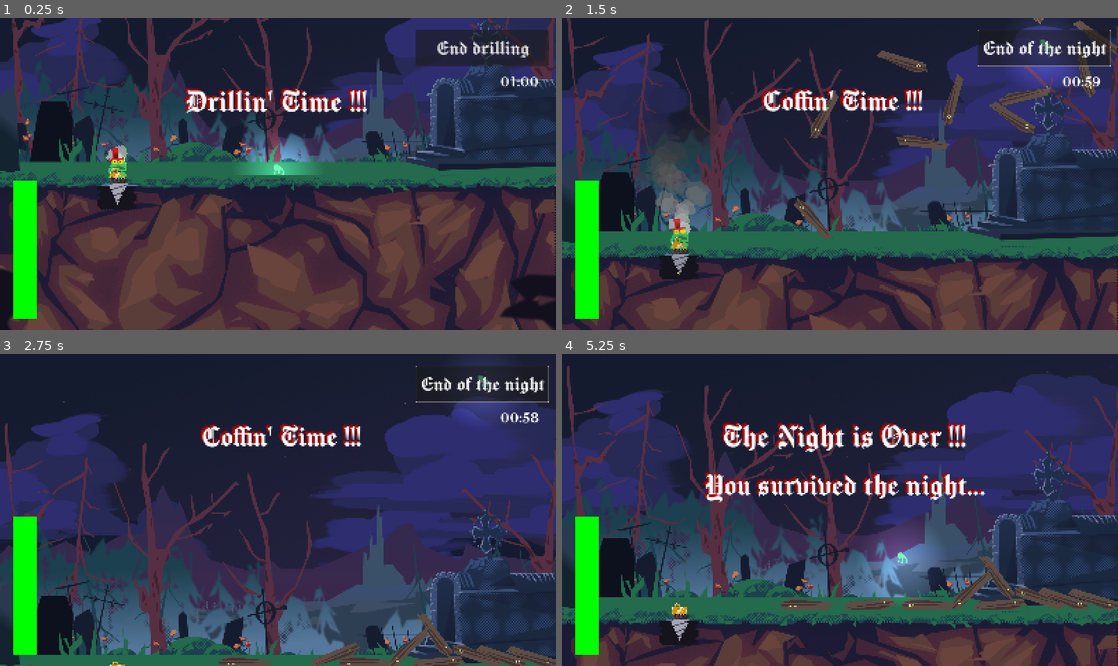
Above: before the commit, frames 1-4 (two rows, left to right).
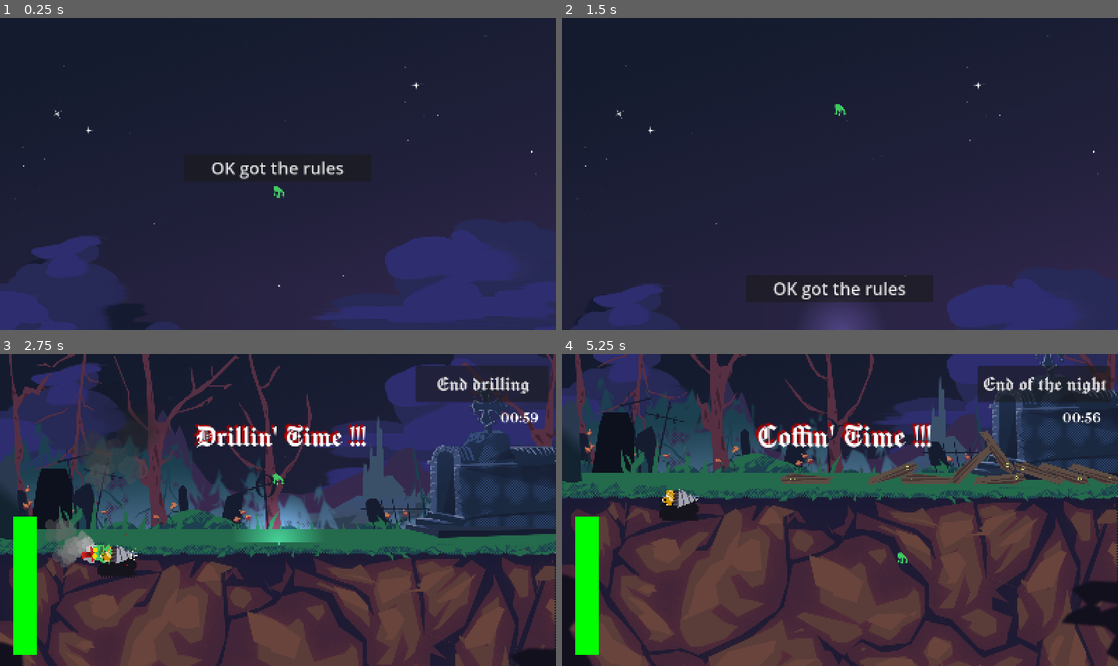
Above: after the commit, the same moments.

Repository: alelouis/ludumdare-57-les5ddp
Game: Godot game, scene res://scenes/test/tilemap_test_scene/tilemap_test.tscn
The game is run twice, just before and just after one commit, with the same random seed, the same clock (stepped at 60 frames per second) and the same inputs. The engine's default icon, where the game draws it, is replaced by a stand-in: a white triangle on a blue panel in a dark square.
Inputs (mouse positions are in pixels of both pictures, inside the frame that each line leads up to):
- Up to frame 1 (0.25 s): no input
- Up to frame 2 (1.5 s): click "End drilling" (after the commit: "Play") at 0.5 s; click "End drilling" (after the commit: "Play") at 1.25 s
- Up to frame 3 (2.75 s): click "End of the night" (after the commit: "OK got the rules") at 2 s
- Up to frame 4 (5.25 s): tap Enter at 2.75 s; drag from (895, 656) to (851, 534) at 2.77 s; drag from (1040, 603) to (678, 622) at 3.52 s; move the mouse to (995, 578) at 4.27 s; hold D 4.28-5 s; tap R at 4.35 s; click (995, 578) at 4.42 s; drag from (928, 603) to (851, 478) at 5.02 s

The runs differ from the first frame. In frame 1, 70% of the frame differs, in the area x 0-100%, y 0-100%; in frame 2, 62%; in frame 3, 66%; in frame 4, 72%.

Commit message:
Adds menus

Diff:
--- a/scenes/BigTexts.gd
+++ b/scenes/BigTexts.gd
@@ -23,6 +23,10 @@
 var shrink_timer: float = 0.0
 
 func _ready():
+	soft_text.hide()
+	soft_text_shadow.hide()
+	shaking_text.hide()
+	shaking_text_shadow.hide()
 	randomize()
 	original_position = position
 	base_scale = scale
--- a/scenes/camera_target.tscn
+++ b/scenes/camera_target.tscn
@@ -21,7 +21,6 @@
 rotation = 1.57079
 scale = Vector2(0.230216, 0.230216)
 limit_left = 0
-limit_top = -1200
 limit_right = 1620
 limit_bottom = 3300
 position_smoothing_enabled = true
--- a/scenes/canvas_layer.tscn
+++ b/scenes/canvas_layer.tscn
@@ -61,7 +61,6 @@
 offset_bottom = 403.0
 theme = SubResource("Theme_kfwc7")
 bbcode_enabled = true
-text = "Drillin' Time !!! "
 horizontal_alignment = 1
 vertical_alignment = 1
 script = ExtResource("3_ek3oe")
@@ -75,7 +74,6 @@
 theme = SubResource("Theme_kfwc7")
 theme_override_colors/default_color = Color(0.662745, 0, 0, 1)
 bbcode_enabled = true
-text = "Drillin' Time !!! "
 horizontal_alignment = 1
 vertical_alignment = 1
 script = ExtResource("3_ek3oe")
--- /dev/null
+++ b/scenes/menu.gd
@@ -0,0 +1,18 @@
+extends Node2D
+
+
+# Called when the node enters the scene tree for the first time.
+func _ready():
+	# Connect the button's pressed signal to our function
+	var button = $VBoxContainer/Button
+	if button:
+		button.pressed.connect(_on_button_pressed)
+
+
+# Called every frame. 'delta' is the elapsed time since the previous frame.
+func _process(delta):
+	pass
+
+# Function that gets called when the button is pressed
+func _on_button_pressed():
+	CameraTarget.set_camera_target(CameraTarget.Target.RULES_FOCUS)
--- /dev/null
+++ b/scenes/menu.tscn
@@ -0,0 +1,27 @@
+[gd_scene load_steps=2 format=3 uid="uid://5k17ir65lojn"]
+
+[ext_resource type="Script" uid="uid://ufbfsy3fj85l" path="res://scenes/menu.gd" id="1_yqeox"]
+
+[node name="Menu" type="Node2D"]
+position = Vector2(-810, -450)
+script = ExtResource("1_yqeox")
+
+[node name="VBoxContainer" type="VBoxContainer" parent="."]
+offset_left = 659.0
+offset_top = 280.0
+offset_right = 957.0
+offset_bottom = 623.0
+
+[node name="Button" type="Button" parent="VBoxContainer"]
+z_index = 2
+layout_mode = 2
+theme_override_font_sizes/font_size = 50
+text = "Play"
+
+[node name="ColorRect" type="ColorRect" parent="."]
+visible = false
+z_index = 1
+offset_right = 1610.0
+offset_bottom = 909.0
+mouse_filter = 2
+color = Color(0.360784, 1, 1, 1)
--- a/scenes/phase.gd
+++ b/scenes/phase.gd
@@ -6,18 +6,16 @@
 
 # Called when the node enters the scene tree for the first time.
 func _ready():
-	current_phase = phases[0]
-	print("current phase: ", current_phase)
-	phase_changed.emit(current_phase)
+	pass
 
 
 # Called every frame. 'delta' is the elapsed time since the previous frame.
 func _process(delta):
 	pass
 
-
 func next_phase():
-	print("next phase")
-	current_phase = phases[(phases.find(current_phase) + 1) % phases.size()]
-	print("current phase: ", current_phase)
+	if current_phase == null:
+		current_phase = phases[0]
+	else:
+		current_phase = phases[(phases.find(current_phase) + 1) % phases.size()]
 	phase_changed.emit()
--- /dev/null
+++ b/scenes/rules.gd
@@ -0,0 +1,22 @@
+extends Node2D
+
+
+# Called when the node enters the scene tree for the first time.
+func _ready():
+	# Connect the button's pressed signal to our function
+	var button = $VBoxContainer/Button
+	if button:
+		button.pressed.connect(_on_button_pressed)
+
+
+# Called every frame. 'delta' is the elapsed time since the previous frame.
+func _process(delta):
+	pass
+
+# Function that gets called when the button is pressed
+func _on_button_pressed():
+	CameraTarget.set_camera_target(CameraTarget.Target.BURY_FOCUS)
+	Phase.next_phase()
+	await get_tree().create_timer(0.8).timeout
+	CameraTarget.set_camera_target(CameraTarget.Target.CURSOR)
+	CameraTarget.enable_margins()
--- /dev/null
+++ b/scenes/rules.tscn
@@ -0,0 +1,27 @@
+[gd_scene load_steps=2 format=3 uid="uid://chk8yl0l7jio2"]
+
+[ext_resource type="Script" uid="uid://diu01uk6grfsh" path="res://scenes/rules.gd" id="1_3spy8"]
+
+[node name="Rules" type="Node2D"]
+position = Vector2(-810, -450)
+script = ExtResource("1_3spy8")
+
+[node name="VBoxContainer" type="VBoxContainer" parent="."]
+offset_left = 535.0
+offset_top = 280.0
+offset_right = 1081.0
+offset_bottom = 623.0
+
+[node name="Button" type="Button" parent="VBoxContainer"]
+z_index = 2
+layout_mode = 2
+theme_override_font_sizes/font_size = 50
+text = "OK got the rules"
+
+[node name="ColorRect" type="ColorRect" parent="."]
+visible = false
+z_index = 1
+offset_right = 1610.0
+offset_bottom = 909.0
+mouse_filter = 2
+color = Color(1, 0.219608, 1, 1)
--- a/scenes/test/tilemap_test_scene/tilemap_test.gd
+++ b/scenes/test/tilemap_test_scene/tilemap_test.gd
@@ -1,8 +1,11 @@
 extends Node2D
+
+
 
 # Called when the node enters the scene tree for the first time.
 func _ready() -> void:
-	pass
+	CameraTarget.disable_margins()
+	CameraTarget.set_camera_target(CameraTarget.Target.MENU_FOCUS)
 
 # Called every frame. 'delta' is the elapsed time since the previous frame.
 func _process(delta: float) -> void:
--- a/scenes/test/tilemap_test_scene/tilemap_test.tscn
+++ b/scenes/test/tilemap_test_scene/tilemap_test.tscn
@@ -17,6 +17,8 @@
 [ext_resource type="Texture2D" uid="uid://dghkpo2q8o2jf" path="res://assets/backgrounds/bg_10_cliff.png" id="11_wwq82"]
 [ext_resource type="Texture2D" uid="uid://dvsai8spxnqro" path="res://assets/backgrounds/bg_11_foreground.png" id="14_1lc8i"]
 [ext_resource type="Texture2D" uid="uid://dj52e7penkpuo" path="res://assets/backgrounds/bg_12_foreground2.png" id="15_jtvsm"]
+[ext_resource type="PackedScene" uid="uid://chk8yl0l7jio2" path="res://scenes/rules.tscn" id="18_60nct"]
+[ext_resource type="PackedScene" uid="uid://5k17ir65lojn" path="res://scenes/menu.tscn" id="18_w5b3b"]
 [ext_resource type="PackedScene" path="res://scenes/above_ground_coffin_detector.tscn" id="19_w5b3b"]
 
 [sub_resource type="WorldBoundaryShape2D" id="WorldBoundaryShape2D_it30p"]
@@ -152,10 +154,17 @@
 texture = ExtResource("15_jtvsm")
 
 [node name="bury_focus" type="Node2D" parent="."]
-position = Vector2(810, -500)
+position = Vector2(810, 0)
 
 [node name="rules_focus" type="Node2D" parent="."]
 position = Vector2(810, -1500)
 
+[node name="Rules" parent="rules_focus" instance=ExtResource("18_60nct")]
+
+[node name="menu_focus" type="Node2D" parent="."]
+position = Vector2(810, -2500)
+
+[node name="Menu" parent="menu_focus" instance=ExtResource("18_w5b3b")]
+
 [node name="AboveGroundCoffinDetector" parent="." instance=ExtResource("19_w5b3b")]
 position = Vector2(843, 13)
--- a/scenes/timerLabel.gd
+++ b/scenes/timerLabel.gd
@@ -7,13 +7,17 @@
 @onready var text_label_shadow = $"../RichTextLabelShadow"
 
 var time_left: float
-var end_triggered = false
+var end_triggered = true
 
 func _ready():
+	end_button.hide()
+	text_label.hide()
+	text_label_shadow.hide()
 	time_left = start_time
 	end_button.pressed.connect(_on_end_pressed)
 	Phase.phase_changed.connect(_on_phase_changed)
 	update_text()
+	self.hide()
 
 func _process(delta: float) -> void:
 	if !end_triggered:
--- a/scripts/drill.gd
+++ b/scripts/drill.gd
@@ -34,11 +34,9 @@
 		animation_player.play("idle")
 
 func _ready() -> void:
-	get_node("CPUParticles2D").emitting = false
 	start_position = global_position
 	$GroundEraser.ground = ground
 	$GroundEraser.fuel = fuel_bar
-	animation_player.play("idle")
 	Phase.phase_changed.connect(on_phase_changed)
 
 func _unhandled_input(event):
--- a/scripts/drill_fuel.gd
+++ b/scripts/drill_fuel.gd
@@ -11,6 +11,7 @@
 
 func _ready():
 	Phase.phase_changed.connect(_on_phase_change)
+	self.hide()
 	update_bar()
 
 func derive_fuel_from_coffins(n_coffins: int):
@@ -45,4 +46,5 @@
 
 func _on_phase_change():
 	if(Phase.current_phase == 'drill'):
+		self.show()
 		max_fuel = 100
--- a/scripts/follow_mouse.gd
+++ b/scripts/follow_mouse.gd
@@ -3,15 +3,43 @@
 var camera_target = null
 @onready var bury_focus = $"/root/TilemapTest/bury_focus"
 @onready var rules_focus = $"/root/TilemapTest/rules_focus"
+@onready var menu_focus = $"/root/TilemapTest/menu_focus"
+@onready var camera = get_node('Camera2D')
 
 enum Target {
 	CURSOR,
 	BURY_FOCUS,
-	RULES_FOCUS
+	RULES_FOCUS,
+	MENU_FOCUS
 }
 
 func _ready():
 	set_camera_target(self.Target.CURSOR)
+	set_camera_limits(0, 1620, -1000000000, 3300)
+
+func enable_margins():
+	camera.drag_top_margin = 0.7
+	camera.drag_bottom_margin = 0.7
+
+func disable_margins():
+	camera.drag_top_margin = 0.0
+	camera.drag_bottom_margin = 0.0
+
+# Function to set camera limits
+func set_camera_limits(left: float, right: float, top: float, bottom: float):
+	# Enable limits
+	camera.limit_left = left
+	camera.limit_right = right
+	camera.limit_top = top
+	camera.limit_bottom = bottom
+
+func enable_top_limit():
+	camera.limit_top = -800
+
+func disable_top_limit():
+	camera.limit_top = -1000000000
+
+
 
 func set_camera_target(target: Target):
 	## Call this from other scripts using CameraTarget.set_camera_target(CameraTarget.Target.CURSOR)
@@ -19,14 +47,27 @@
 	## - Target.CURSOR: Follow the mouse cursor
 	## - Target.BURY_FOCUS: Focus on the burial area
 	## - Target.RULES_FOCUS: Focus on the rules area
+	## - Target.MENU_FOCUS: Focus on the menu area
 	match target:
 		self.Target.CURSOR:
+			enable_margins()
+			enable_top_limit()
 			camera_target = Cursor
 		self.Target.BURY_FOCUS:
+			disable_margins()
+			disable_top_limit()
 			camera_target = bury_focus
 		self.Target.RULES_FOCUS:
+			disable_margins()
+			disable_top_limit()
 			camera_target = rules_focus
+		self.Target.MENU_FOCUS:
+			disable_margins()
+			disable_top_limit()
+			camera_target = menu_focus
 		_:
+			enable_margins()
+			disable_top_limit()
 			camera_target = Cursor
 
 func _process(delta: float) -> void:
--- a/scripts/spawn_area.gd
+++ b/scripts/spawn_area.gd
@@ -30,12 +30,7 @@
 	# Update collision shape based on bounds
 	update_collision_shape()
 	Phase.phase_changed.connect(_on_phase_changed)
-	# Spawn scenes if auto-spawn is enabled
-	if auto_spawn_on_ready and spawn_scene:
-		spawn_scenes_with_delay(spawn_count)
-
-	# Start tracking collisions after a short delay to let objects settle
-	get_tree().create_timer(1.0).timeout.connect(func(): _setup_collision_detection())
+
 # Set up collision detection for all coffins
 func _setup_collision_detection():
 	# Find all RigidBody2D nodes (coffins) in children
Not shown, added: scenes/menu.gd.uid
Not shown, added: scenes/rules.gd.uid
Not shown: 1 places in scenes/test/tilemap_test_scene/tilemap_test.tscn that only renumber resources
